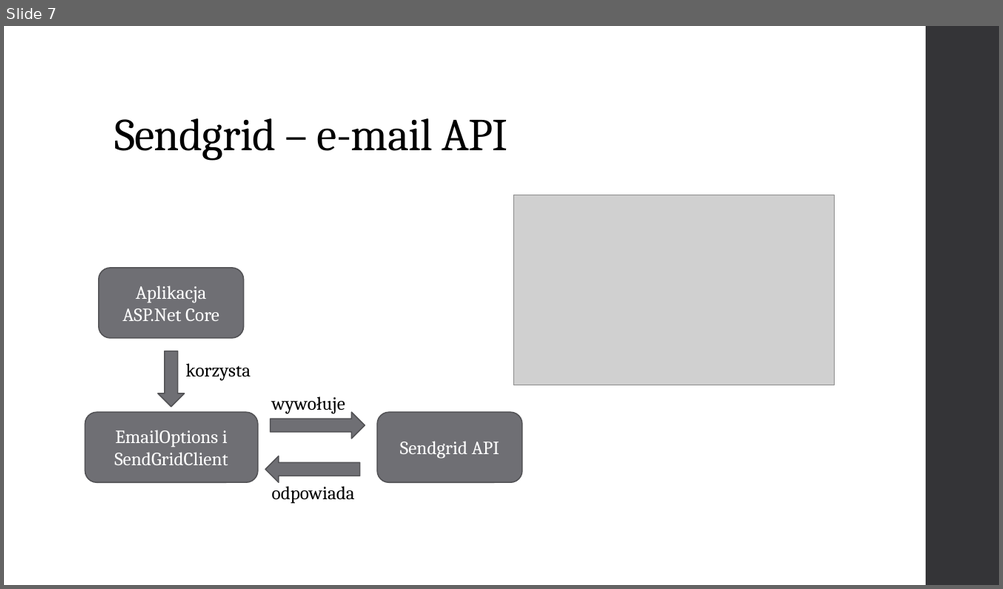
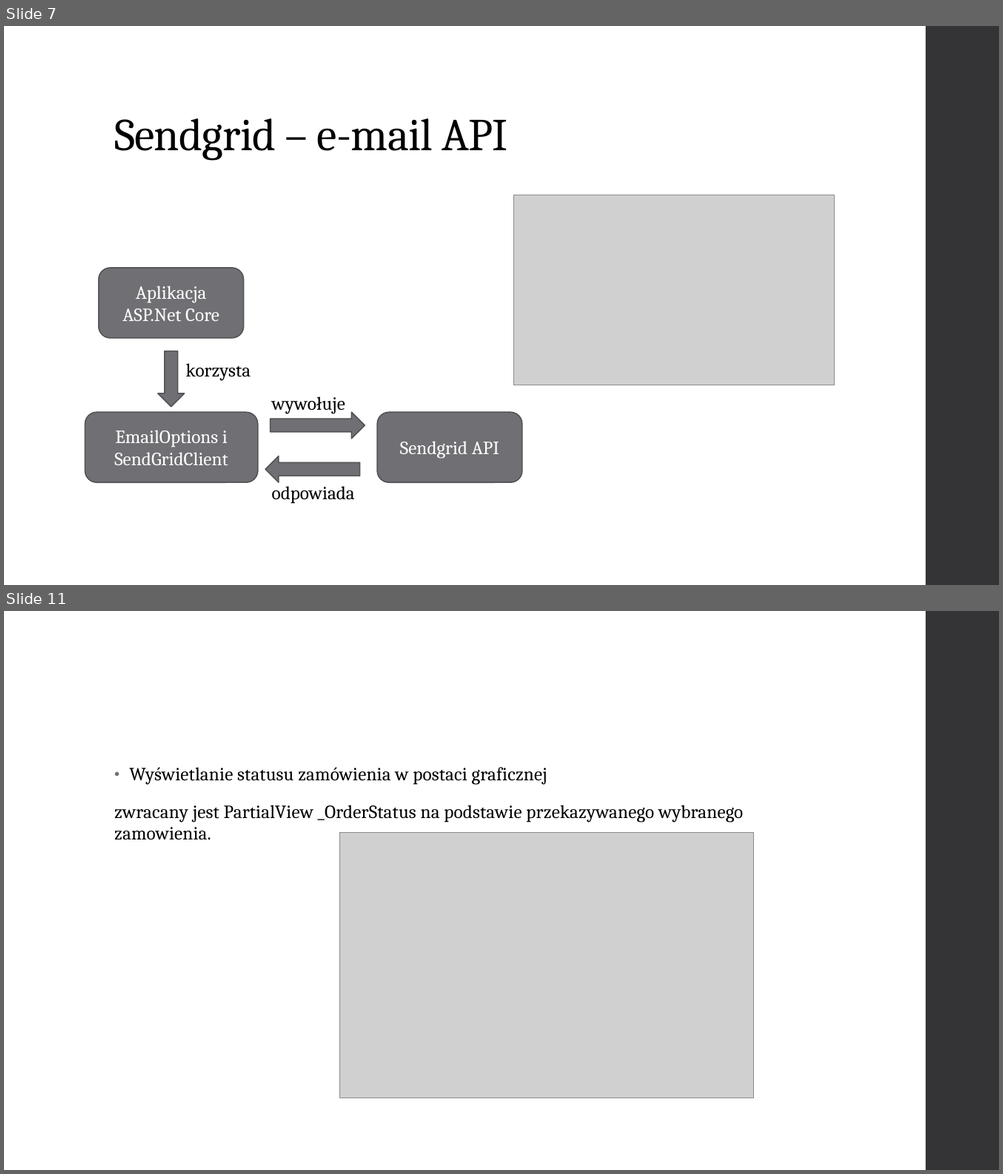
Before and after one commit to mrzewnicki/Pandronka, a slide deck: Dokumentacja/Prezentacja.pptx. Shown one above the other, each under a label of ours: slide 7 before the commit, slides 7 and 11 after it; the slides between them are not shown. The pictures are 1003x589 and 1003x1174 pixels, drawn with LibreOffice and Linux fonts; fonts in the diff are those of the drawing; grey boxes stand for pictures. Boxes give left, top, right and bottom in pixels: in the first picture for what was removed or moved away, otherwise in the second. Text is boxed around its words. In the diff, an @@ line names an element or a change of style, - is before the commit and + after.

```diff
--- a/Dokumentacja/Prezentacja.pptx
+++ b/Dokumentacja/Prezentacja.pptx
@@ slide 11 added at [4, 611, 999, 1170], background #FFFFFF; not listed: 1 template element that a slide beside it also shows @@
@@ text added at [114, 767, 743, 840], 18 pt, text #000000 @@
+• Wyświetlanie statusu zamówienia w postaci graficznej
+zwracany jest PartialView _OrderStatus na podstawie przekazywanego wybranego zamowienia.
@@ picture added at [340, 832, 754, 1098] @@
```
Also in this commit, not shown: 1 slide changed, 3 other slides added.
